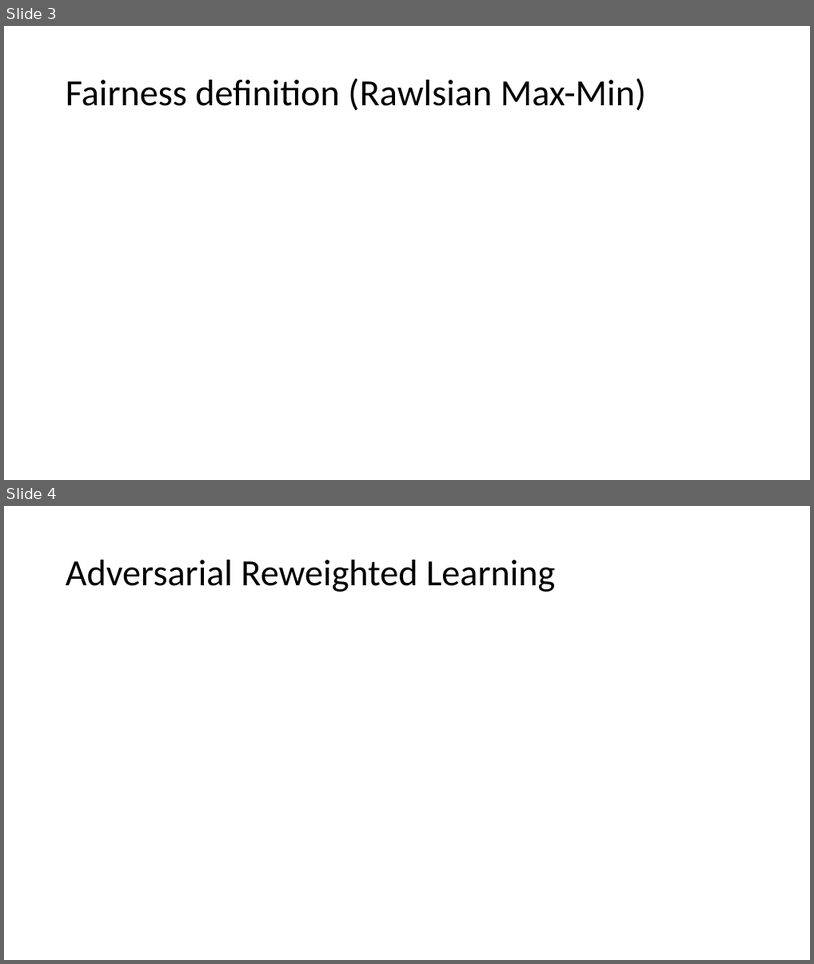
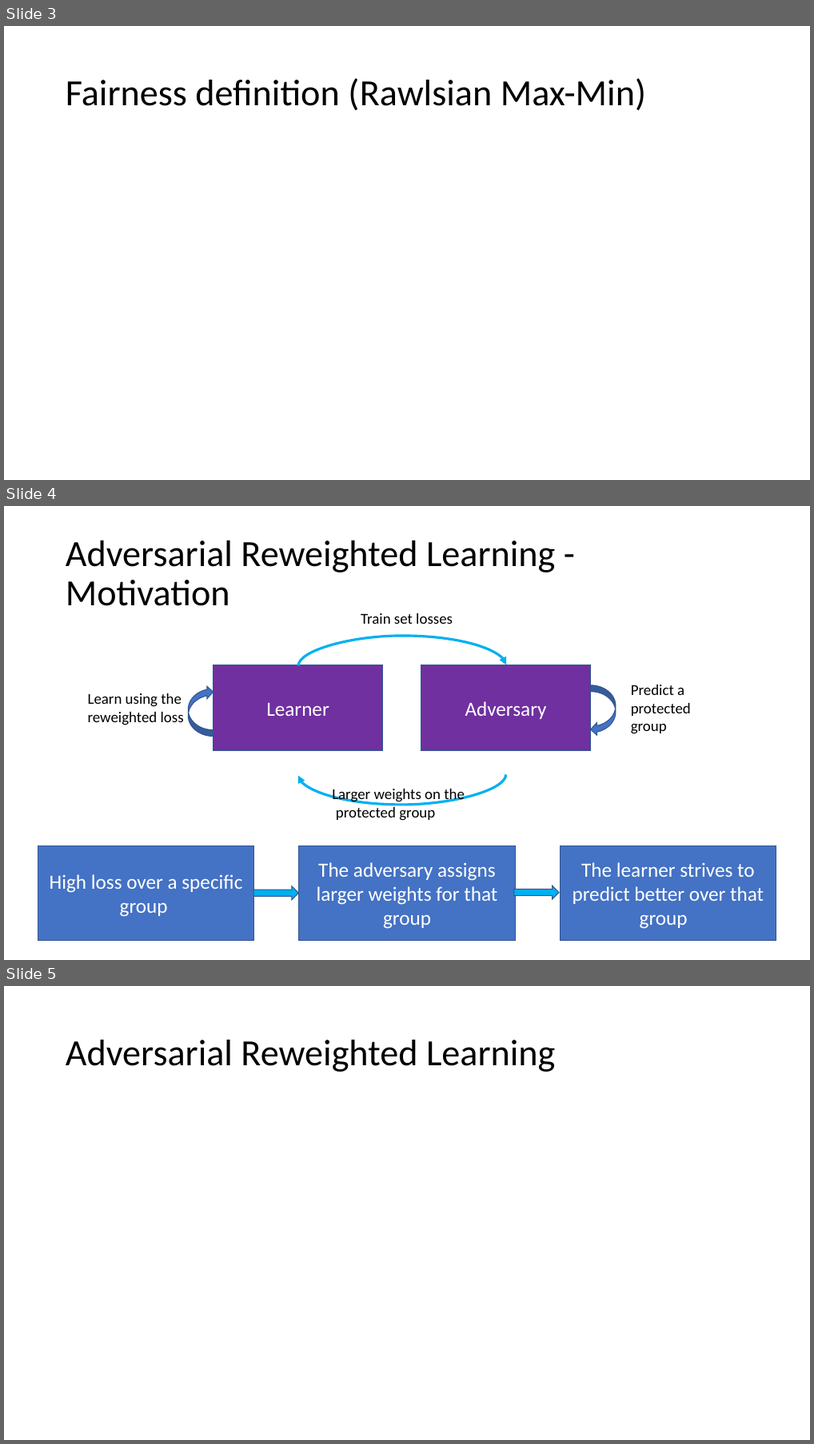
Before and after one commit to Shai128/236802, a slide deck: 236802/ARL presentation.pptx. Shown one above the other, each under a label of ours: slides 3 and 4 before the commit, slides 3, 4 and 5 after it. The pictures are 814x964 and 814x1444 pixels, drawn with LibreOffice and Linux fonts; fonts in the diff are those of the drawing; grey boxes stand for pictures. Boxes give left, top, right and bottom in pixels: in the first picture for what was removed or moved away, otherwise in the second. Text is boxed around its words. In the diff, an @@ line names an element or a change of style, - is before the commit and + after.

```diff
--- a/236802/ARL presentation.pptx
+++ b/236802/ARL presentation.pptx
@@ slide 4 added at (4, 506, 810, 960), background #FFFFFF @@
@@ title added at (66, 540, 555, 606), 44 pt, text #000000 @@
+Adversarial Reweighted Learning - Motivation
@@ text added at (361, 613, 453, 624), 18 pt, text #000000 @@
+Train set losses
@@ curved arrow added from (298, 666) to (506, 664), #00B0F0 3 pt @@
@@ rectangle added at (214, 665, 382, 750), fill #7030A0, outline #325491 1 pt, 24 pt, text #FFFFFF @@
+Learner
@@ rectangle added at (422, 665, 591, 750), fill #7030A0, outline #325491 1 pt, 24 pt, text #FFFFFF @@
+Adversary
@@ text added at (88, 693, 184, 725), 18 pt, text #000000 @@
+Learn using the reweighted loss
@@ curved left arrow added at (189, 686, 214, 736), fill #4472C4, outline #325491 1 pt @@
@@ curved left arrow added at (591, 685, 616, 736), fill #4472C4, outline #325491 1 pt @@
@@ text added at (631, 684, 691, 734), 18 pt, text #000000 @@
+Predict a protected group
@@ curved arrow added from (298, 776) to (506, 775), #00B0F0 3 pt @@
@@ text added at (332, 788, 465, 820), 18 pt, text #000000 @@
+Larger weights on the protected group
@@ rectangle added at (38, 845, 254, 940), fill #4472C4, outline #325491 1 pt, 24 pt, text #FFFFFF @@
+High loss over a specific group
@@ rectangle added at (299, 845, 515, 940), fill #4472C4, outline #325491 1 pt, 24 pt, text #FFFFFF @@
+The adversary assigns larger weights for that group
@@ rectangle added at (561, 845, 777, 940), fill #4472C4, outline #325491 1 pt, 24 pt, text #FFFFFF @@
+The learner strives to predict better over that group
@@ right arrow added at (254, 886, 298, 900), fill #00B0F0, outline #325491 1 pt @@
@@ right arrow added at (514, 885, 559, 899), fill #00B0F0, outline #325491 1 pt @@
@@ what was slide 4 is now slide 5 @@
```
Also in this commit, not shown: 2 slides changed, 1 other slide added, 1 slide removed.
